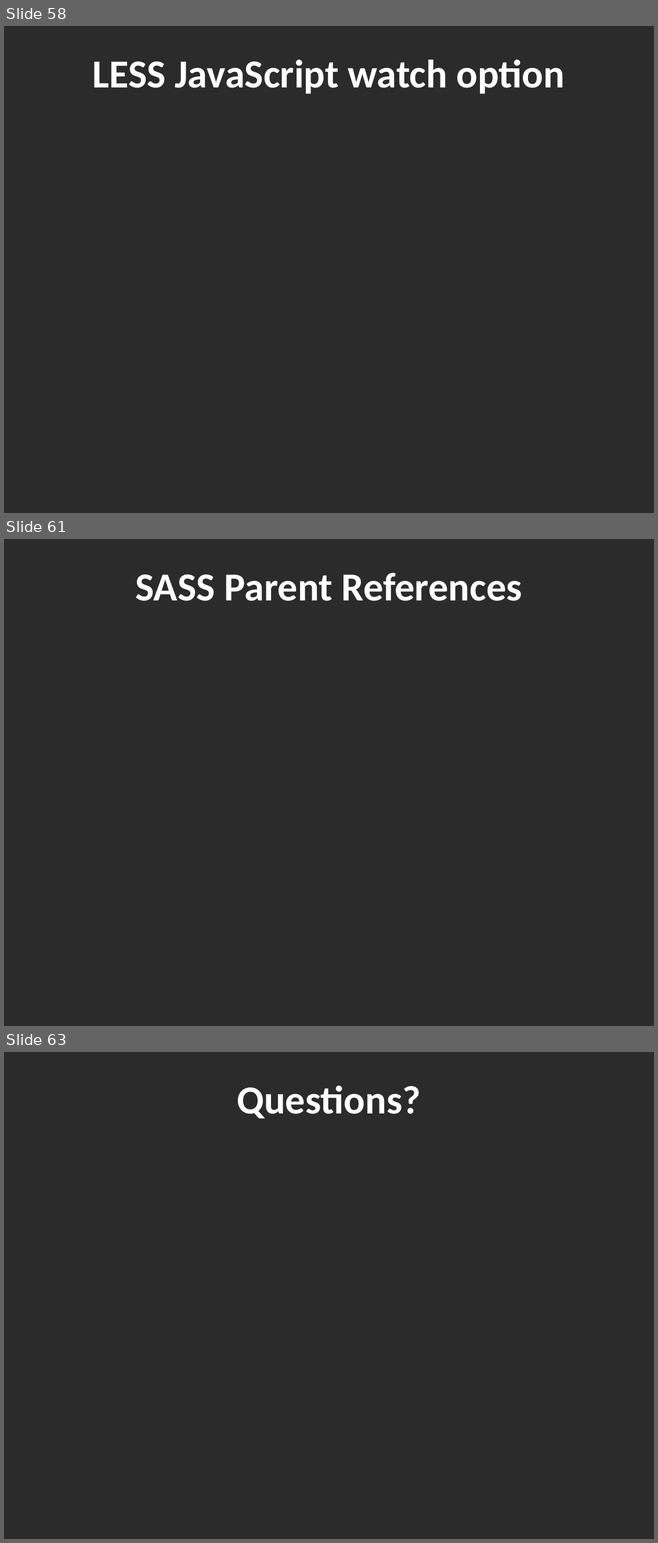
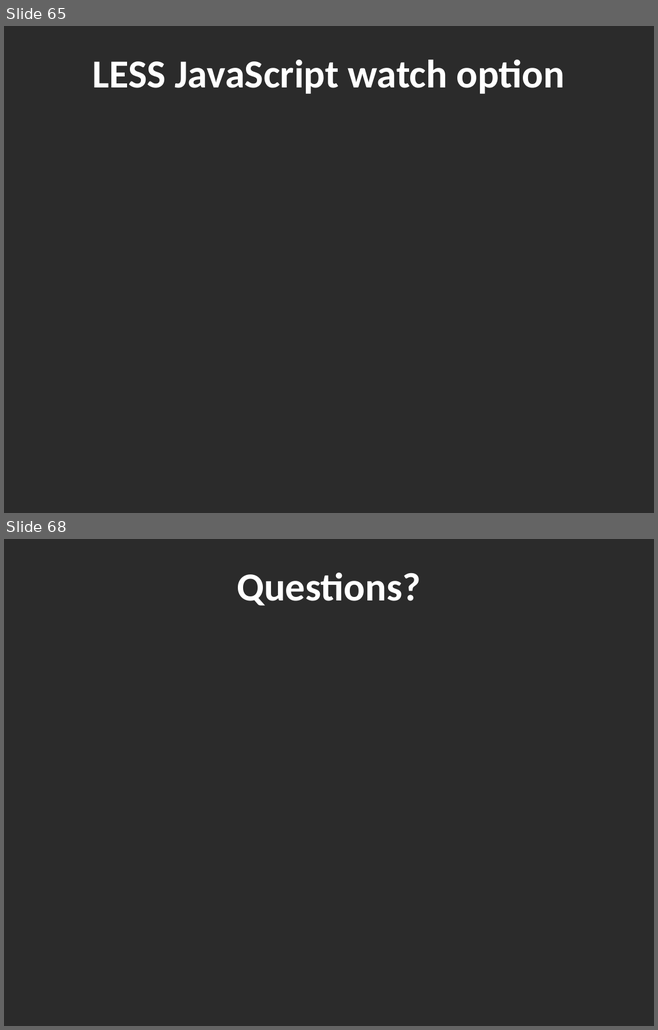
Before and after one commit to jacobladams/presentations, a slide deck: less-and-sass/Write LESS CSS and make it SASSier.pptx. Shown one above the other, each under a label of ours: slides 58, 61 and 63 before the commit, slides 65 and 68 after it; the slides between them are not shown. The pictures are 658x1543 and 658x1030 pixels, drawn with LibreOffice and Linux fonts; fonts in the diff are those of the drawing; background and template pictures are left out; a plain dark background stands for a picture behind light text. Boxes give left, top, right and bottom in pixels: in the first picture for what was removed or moved away, otherwise in the second. Text is boxed around its words. In the diff, an @@ line names an element or a change of style, - is before the commit and + after.

```diff
--- a/less-and-sass/Write LESS CSS and make it SASSier.pptx
+++ b/less-and-sass/Write LESS CSS and make it SASSier.pptx
@@ slide 61 removed at [4, 539, 654, 1026], background picture (left out) @@
@@ title removed at [135, 573, 521, 601] @@
-SASS Parent References
@@ what was slide 58 is now slide 65 @@
@@ what was slide 63 is now slide 68 @@
```
Also in this commit, not shown: 2 slides changed, 9 slides added, 3 other slides removed.
